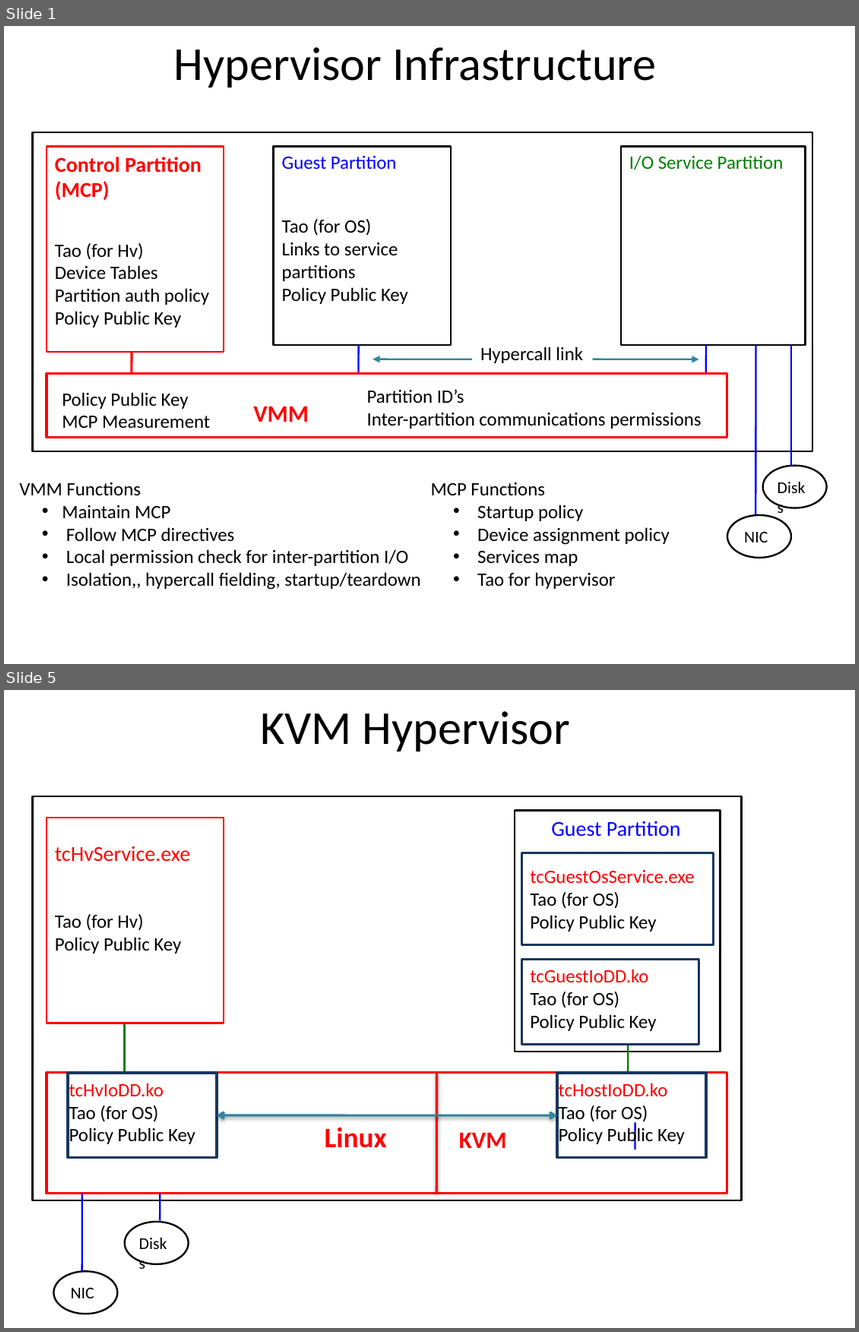
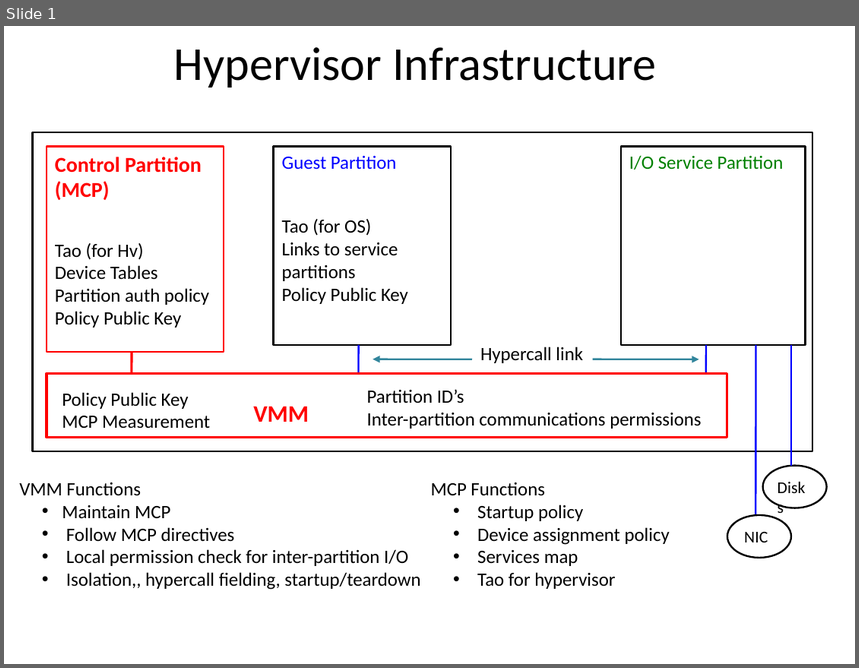
Before and after one commit to jlmucb/cloudproxy, a slide deck: Doc/Hypervisor.pptx. Shown one above the other, each under a label of ours: slides 1 and 5 before the commit, slide 1 after it; the slides between them are not shown. The pictures are 859x1332 and 859x668 pixels, drawn with LibreOffice and Linux fonts; fonts in the diff are those of the drawing. Boxes give left, top, right and bottom in pixels: in the first picture for what was removed or moved away, otherwise in the second. Text is boxed around its words. In the diff, an @@ line names an element or a change of style, - is before the commit and + after.

```diff
--- a/Doc/Hypervisor.pptx
+++ b/Doc/Hypervisor.pptx
@@ slide 5 removed at <box>4,690,855,1328</box>, background #FFFFFF @@
@@ title removed at <box>260,711,571,752</box> @@
-KVM Hypervisor
@@ rectangle removed at <box>32,796,741,1201</box> @@
@@ rectangle removed at <box>47,818,224,1024</box> @@
@@ rectangle removed at <box>515,811,721,1052</box> @@
@@ text removed at <box>551,821,681,837</box> @@
-Guest Partition
@@ text removed at <box>55,846,190,862</box> @@
-tcHvService.exe
@@ rectangle removed at <box>522,853,713,945</box> @@
@@ text removed at <box>530,870,694,932</box> @@
-tcGuestOsService.exe
-Tao (for OS)
-Policy Public Key
@@ text removed at <box>55,914,181,954</box> @@
-Tao (for Hv)
-Policy Public Key
@@ rectangle removed at <box>522,960,699,1045</box> @@
@@ text removed at <box>530,969,657,1031</box> @@
-tcGuestIoDD.ko
-Tao (for OS)
-Policy Public Key
@@ line removed from (125, 1022) to (125, 1073) @@
@@ line removed from (628, 1046) to (628, 1073) @@
@@ rectangle removed at <box>47,1073,728,1194</box> @@
@@ rectangle removed at <box>68,1073,217,1158</box> @@
@@ line removed from (437, 1073) to (436, 1194) @@
@@ rectangle removed at <box>557,1073,706,1158</box> @@
@@ text removed at <box>69,1083,196,1144</box> @@
-tcHvIoDD.ko
-Tao (for OS)
-Policy Public Key
@@ text removed at <box>559,1083,685,1146</box> @@
-tcHostIoDD.ko
-Tao (for OS)
-Policy Public Key
@@ double arrow removed from (217, 1116) to (557, 1116) @@
@@ line removed from (636, 1122) to (635, 1150) @@
@@ text removed at <box>325,1128,387,1148</box> @@
-Linux
@@ text removed at <box>459,1132,507,1148</box> @@
-KVM
@@ line removed from (82, 1194) to (82, 1271) @@
@@ line removed from (160, 1194) to (160, 1221) @@
@@ ellipse removed at <box>125,1222,189,1265</box> @@
@@ text removed at <box>131,1229,182,1258</box> @@
-Disks
@@ ellipse removed at <box>53,1271,117,1314</box> @@
@@ text removed at <box>71,1288,94,1299</box> @@
-NIC
```
Also in this commit, not shown: 3 slides changed, 8 other files.
